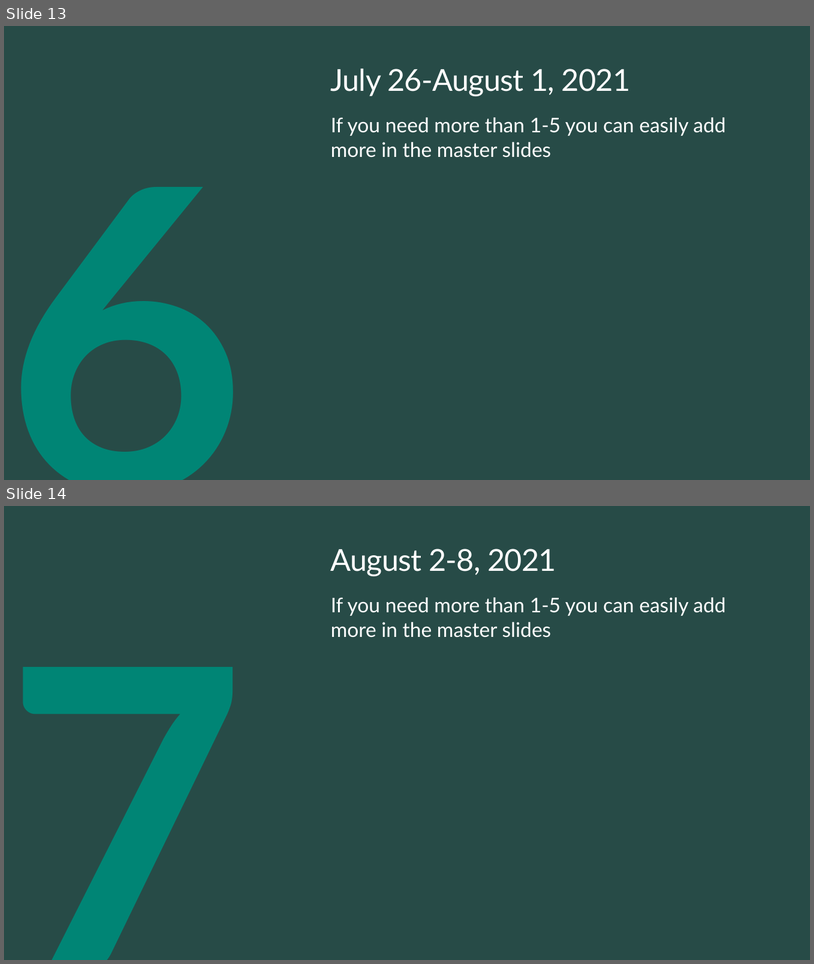
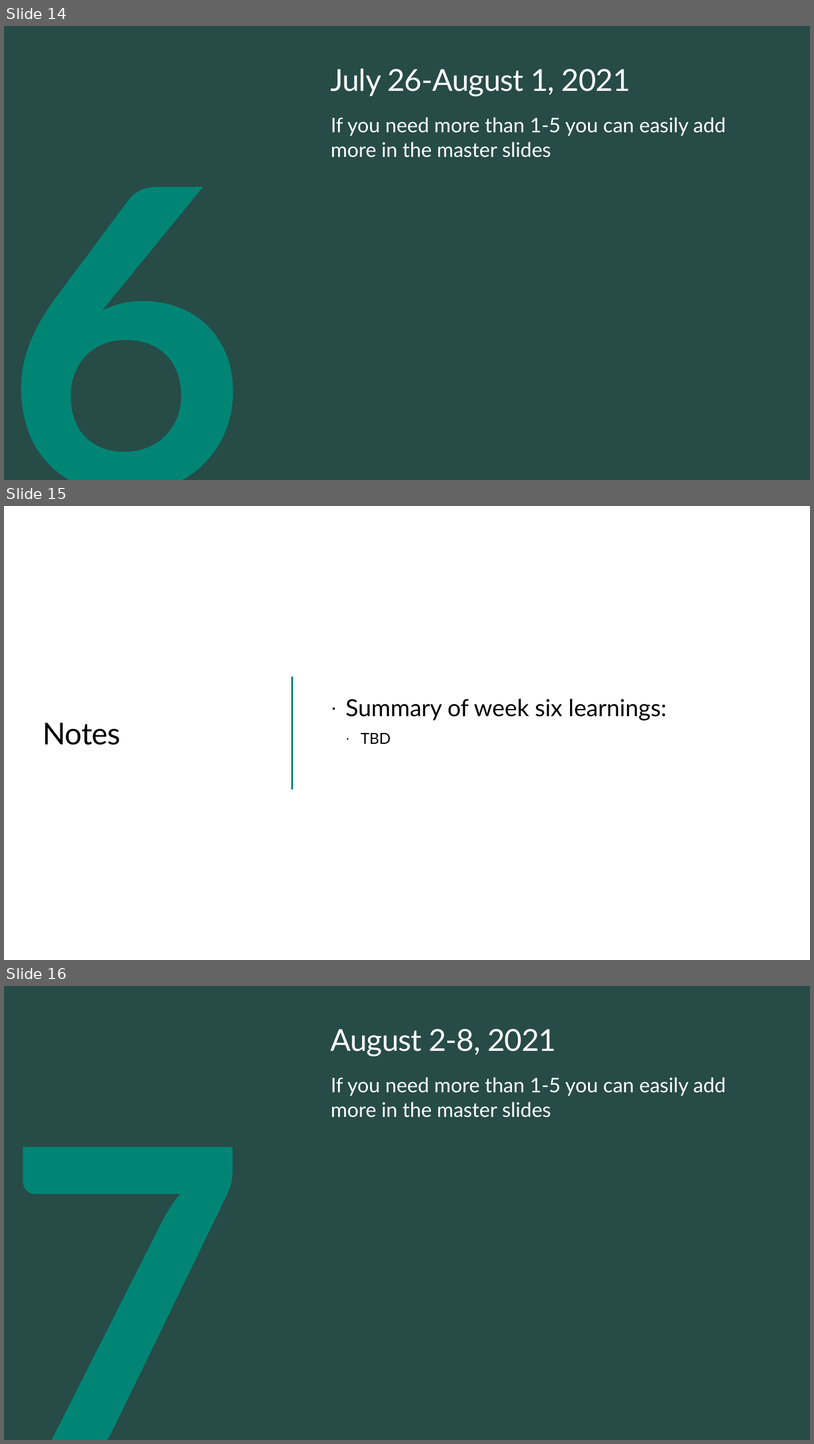
Before and after one commit to ewhinihan/dfw_mslibrary, a slide deck: DFW_MSLibraryArchives_WeeklyLearnings.pptx. Shown one above the other, each under a label of ours: slides 13 and 14 before the commit, slides 14, 15 and 16 after it. The pictures are 814x964 and 814x1444 pixels, drawn with LibreOffice and Linux fonts; fonts in the diff are those of the drawing; background and template pictures are left out. Boxes give left, top, right and bottom in pixels: in the first picture for what was removed or moved away, otherwise in the second. Text is boxed around its words. In the diff, an @@ line names an element or a change of style, - is before the commit and + after.

```diff
--- a/DFW_MSLibraryArchives_WeeklyLearnings.pptx
+++ b/DFW_MSLibraryArchives_WeeklyLearnings.pptx
@@ slide 15 added at (4, 506, 810, 960), background #FFFFFF @@
@@ line added from (292, 676) to (292, 789), #008575 2.25 pt @@
@@ text added at (346, 699, 667, 744), 28 pt, text #000000 @@
+· Summary of week six learnings:
+  · TBD
@@ title added at (43, 723, 120, 745), 36 pt, text #000000 @@
+Notes
@@ what was slide 13 is now slide 14 @@
@@ what was slide 14 is now slide 16 @@
```
Also in this commit, not shown: 3 slides changed, 1 other slide added.
